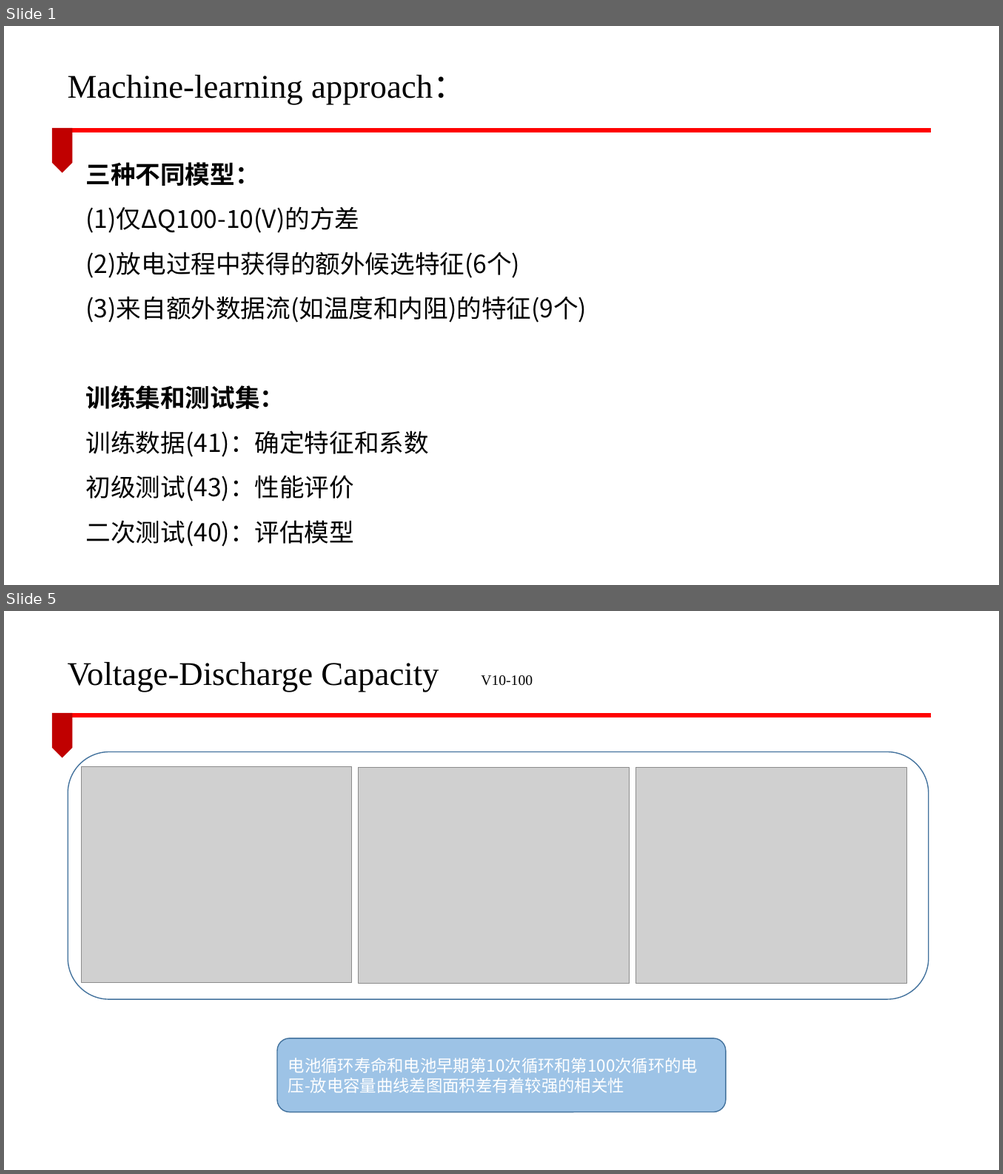
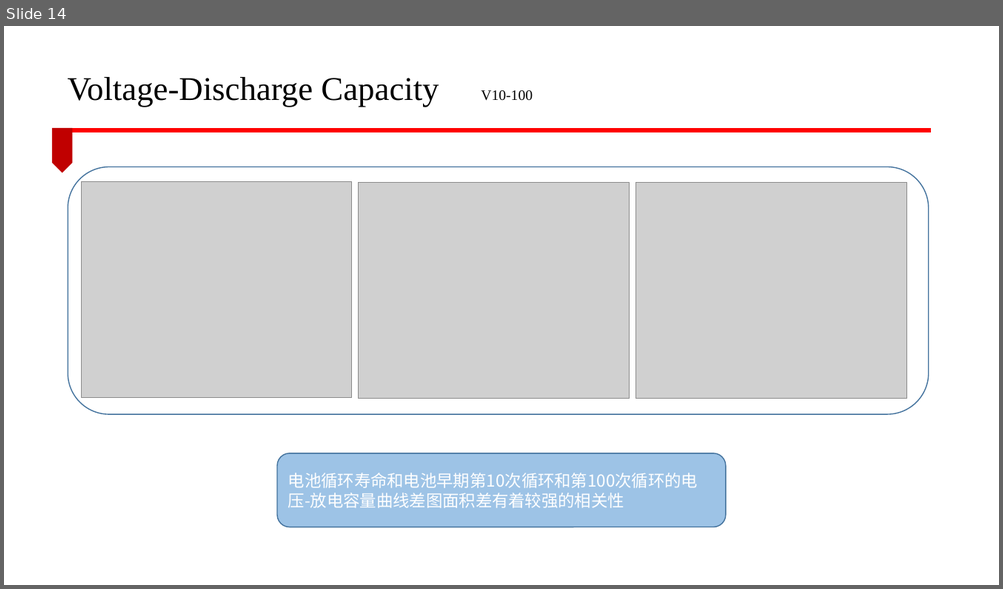
Before and after one commit to lucking666/sys, a slide deck: 卢老师论文汇报/CEEMDAN汇报.pptx. Shown one above the other, each under a label of ours: slides 1 and 5 before the commit, slide 14 after it; the slides between them are not shown. The pictures are 1003x1174 and 1003x589 pixels, drawn with LibreOffice and Linux fonts; fonts in the diff are those of the drawing; grey boxes stand for pictures; background and template pictures are left out. Boxes give left, top, right and bottom in pixels: in the first picture for what was removed or moved away, otherwise in the second. Text is boxed around its words. In the diff, an @@ line names an element or a change of style, - is before the commit and + after.

```diff
--- a/卢老师论文汇报/CEEMDAN汇报.pptx
+++ b/卢老师论文汇报/CEEMDAN汇报.pptx
@@ slide 1 removed at bbox=[4, 26, 999, 585], background #FFFFFF; not listed: 2 template elements that a slide beside it also shows @@
@@ text removed at bbox=[68, 75, 466, 105] @@
-Machine-learning approach：
@@ text removed at bbox=[86, 162, 587, 547] @@
-三种不同模型：
-(1)仅ΔQ100-10(V)的方差
-(2)放电过程中获得的额外候选特征(6个)
-(3)来自额外数据流(如温度和内阻)的特征(9个)
-训练集和测试集：
-训练数据(41)：确定特征和系数
-初级测试(43)：性能评价
-二次测试(40)：评估模型
@@ what was slide 5 is now slide 14 @@
```
Also in this commit, not shown: 3 slides changed, 10 slides added, 2 other files.
